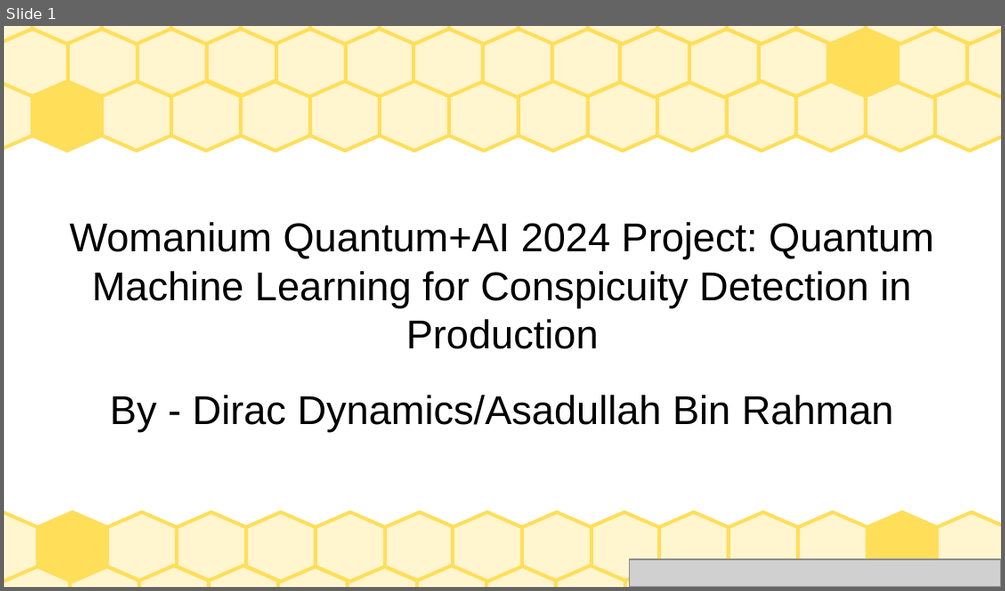
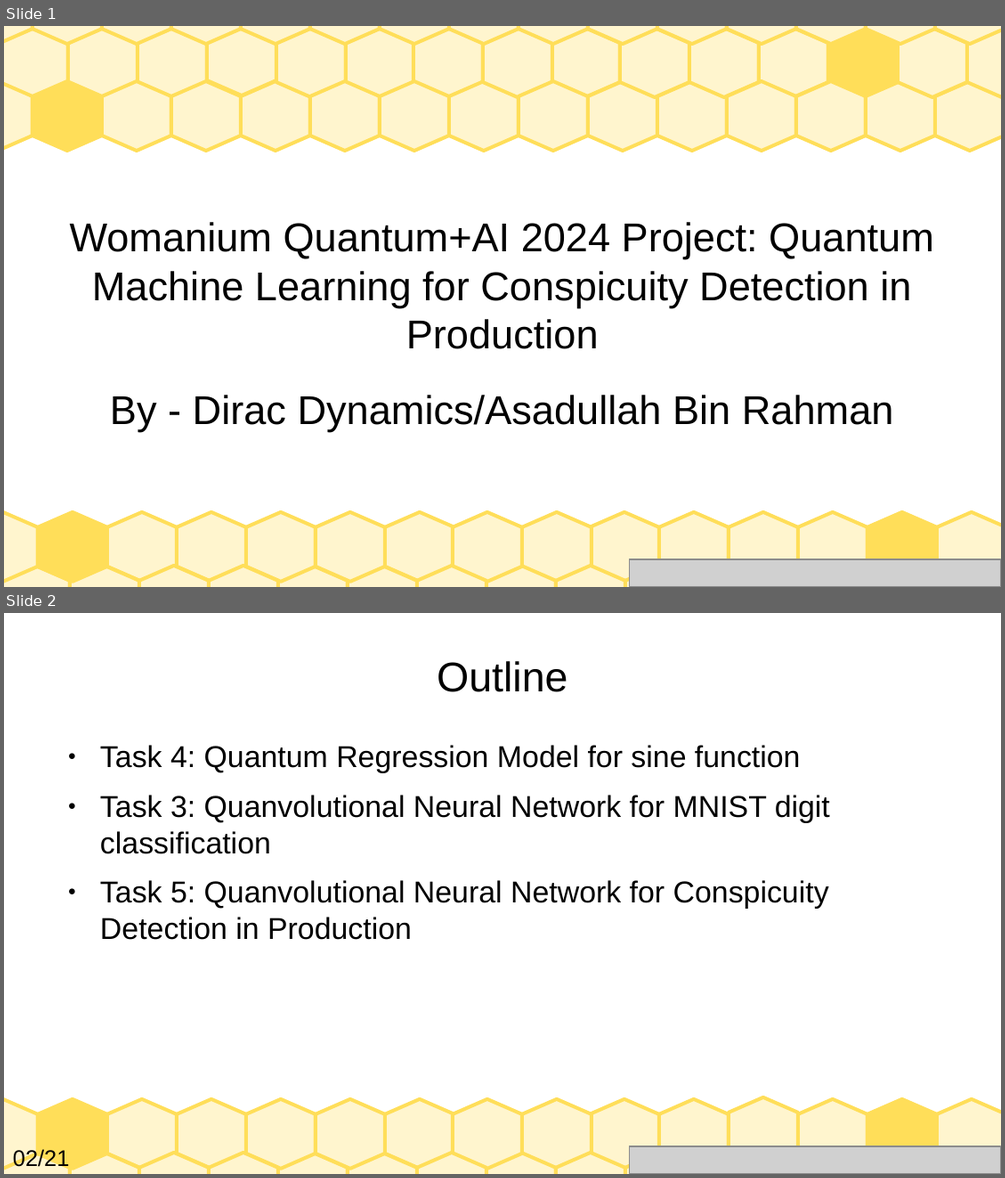
Before and after one commit to AsadullahGalib007/QML-for-Conspicuity-Detection-in-Production, a slide deck: project-presentation.odp. Shown one above the other, each under a label of ours: slide 1 before the commit, slides 1 and 2 after it. The pictures are 1005x591 and 1005x1178 pixels, drawn with LibreOffice and Linux fonts; fonts in the diff are those of the drawing; grey boxes stand for pictures. Boxes give left, top, right and bottom in pixels: in the first picture for what was removed or moved away, otherwise in the second. Text is boxed around its words. In the diff, an @@ line names an element or a change of style, - is before the commit and + after.

```diff
--- a/project-presentation.odp
+++ b/project-presentation.odp
@@ slide 2 added at [4, 613, 1001, 1174], background #FFFFFF; not listed: 29 template elements that a slide beside it also shows @@
@@ title added at [437, 661, 567, 692], 33 pt, text #000000 @@
+Outline
@@ text added at [100, 745, 830, 940], 24 pt, text #000000 @@
+● Task 4: Quantum Regression Model for sine function
+● Task 3: Quanvolutional Neural Network for MNIST digit classification
+● Task 5: Quanvolutional Neural Network for Conspicuity Detection in Production
@@ freeform shape added at [728, 1097, 798, 1167], fill #FFF5CE, outline #FFDE59 2.83 pt @@
@@ text added at [13, 1148, 70, 1171], 18 pt, text #000000 @@
+02/21
@@ picture added at [629, 1147, 1001, 1174] @@
```
Also in this commit, not shown: 2 slides changed, 17 other slides added, 7 slides removed.
